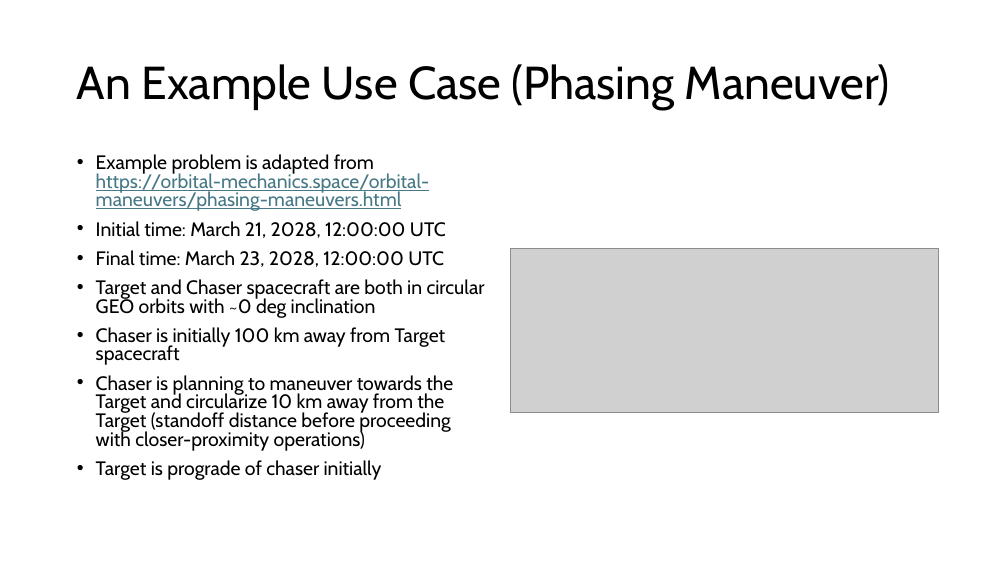
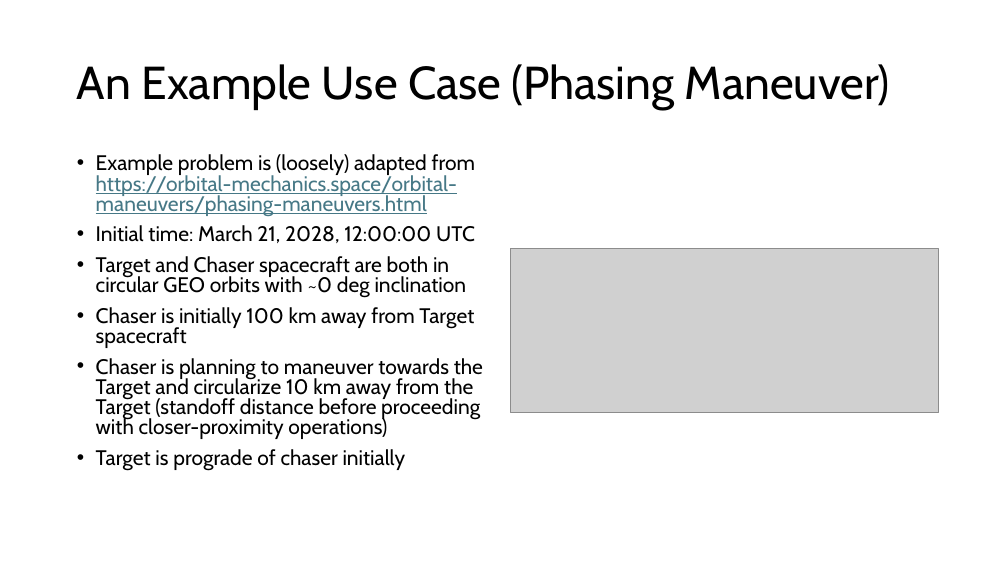
Before and after one commit to alex-w-johnson/nasa-gmat-phasing-burn-example, a slide deck: slide 3 of A Brief Intro To GMAT - Phasing Maneuver Example.pptx. Drawn at 1008x567 pixels with LibreOffice and Linux fonts; fonts in the diff are those of the drawing; grey boxes stand for pictures. Boxes give left, top, right and bottom in pixels: in the first picture for what was removed or moved away, otherwise in the second. Text is boxed around its words. In the diff, an @@ line names an element or a change of style, - is before the commit and + after.

```diff
--- a/A Brief Intro To GMAT - Phasing Maneuver Example.pptx
+++ b/A Brief Intro To GMAT - Phasing Maneuver Example.pptx
@@ text at (96, 154, 475, 216): text changed; size 18.5 to 20 pt @@
-• Example problem is adapted from https://orbital-mechanics.space/orbital-maneuvers/phasing-maneuvers.html
+• Example problem is (loosely) adapted from https://orbital-mechanics.space/orbital-maneuvers/phasing-maneuvers.html
@@ text at (96, 225, 483, 471): size 18.5 to 20 pt in "Initial time: March 21, 2028, 12:00:00 UTC", "Target and Chaser spacecraft are both in ...", "Chaser is initially 100 km away from ...", "Chaser is planning to maneuver towards the ..." and 1 more places @@
@@ text at (96, 250, 444, 267): paragraph removed @@
-• Final time: March 23, 2028, 12:00:00 UTC
```
Also in this commit, not shown: 2 other slides changed, 4 slides added, 1 other file.
